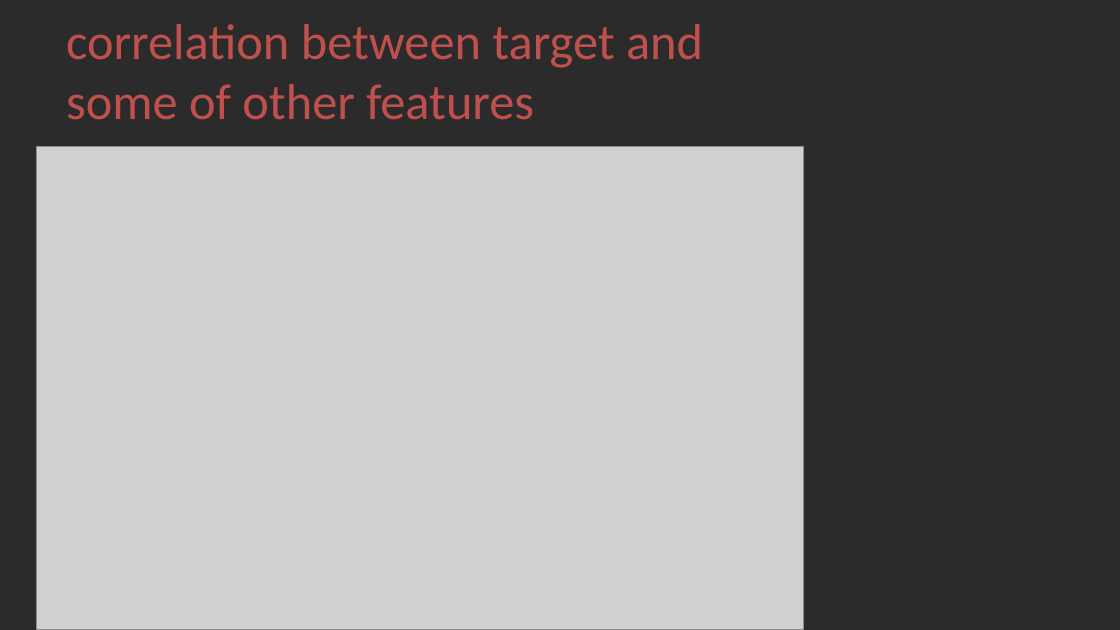
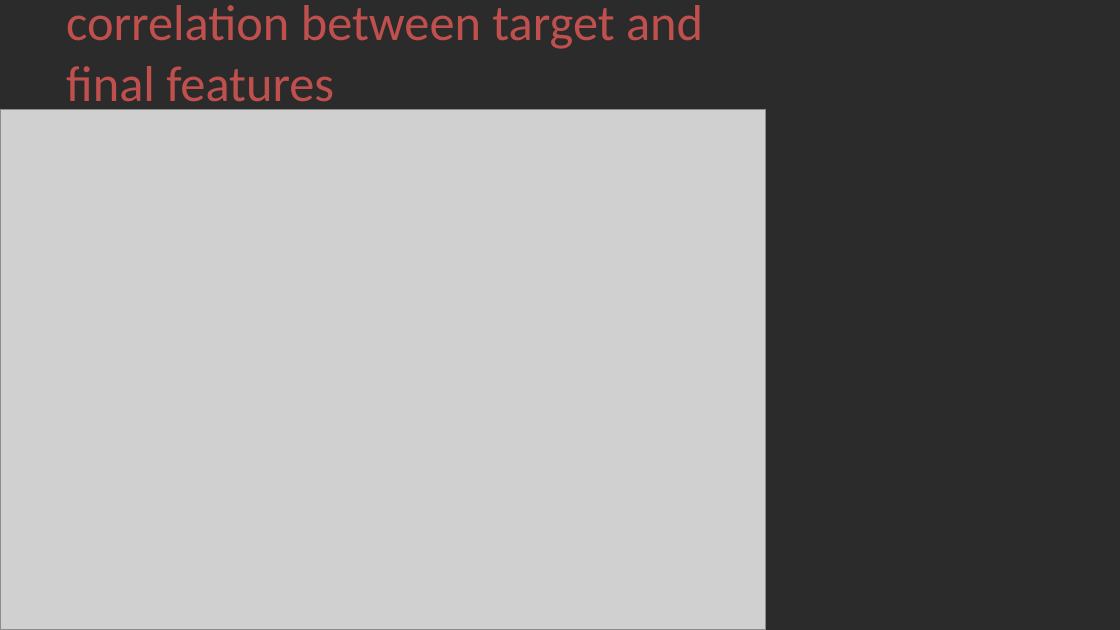
Before and after one commit to raeedalghribi/Tuwaiq-bootcamp-project-raeedmalghribi, a slide deck: slide 4 of project_presentation.pptx. Drawn at 1120x630 pixels with LibreOffice and Linux fonts; fonts in the diff are those of the drawing; grey boxes stand for pictures; background and template pictures are left out; a plain dark background stands for a picture behind light text. Boxes give left, top, right and bottom in pixels: in the first picture for what was removed or moved away, otherwise in the second. Text is boxed around its words. In the diff, an @@ line names an element or a change of style, - is before the commit and + after.

```diff
--- a/project_presentation.pptx
+++ b/project_presentation.pptx
@@ title at box(66, 5, 703, 112): text changed @@
-correlation between target and some of other features
+correlation between target and final features
@@ picture: place and size @@
-picture at box(36, 147, 803, 630)
+picture at box(0, 110, 766, 630)
```
